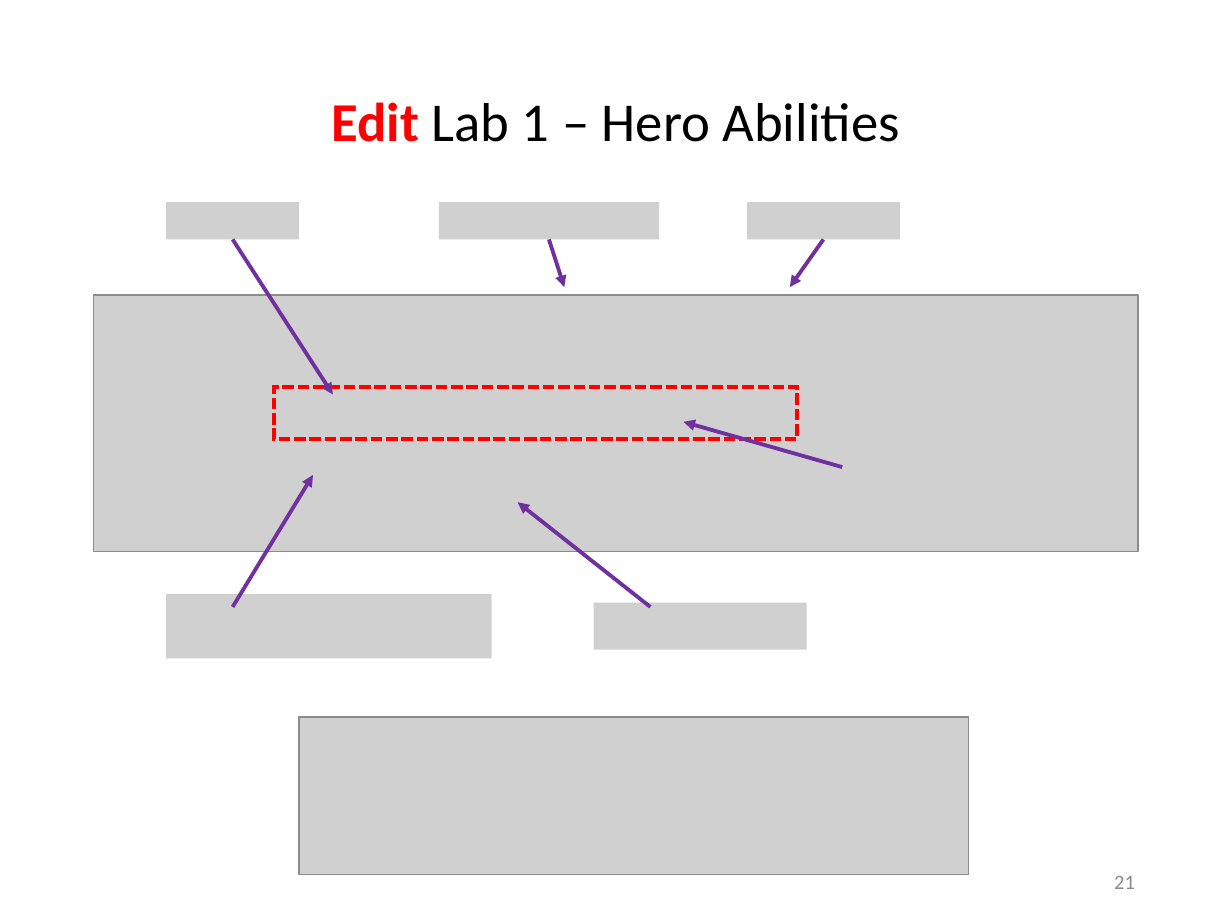
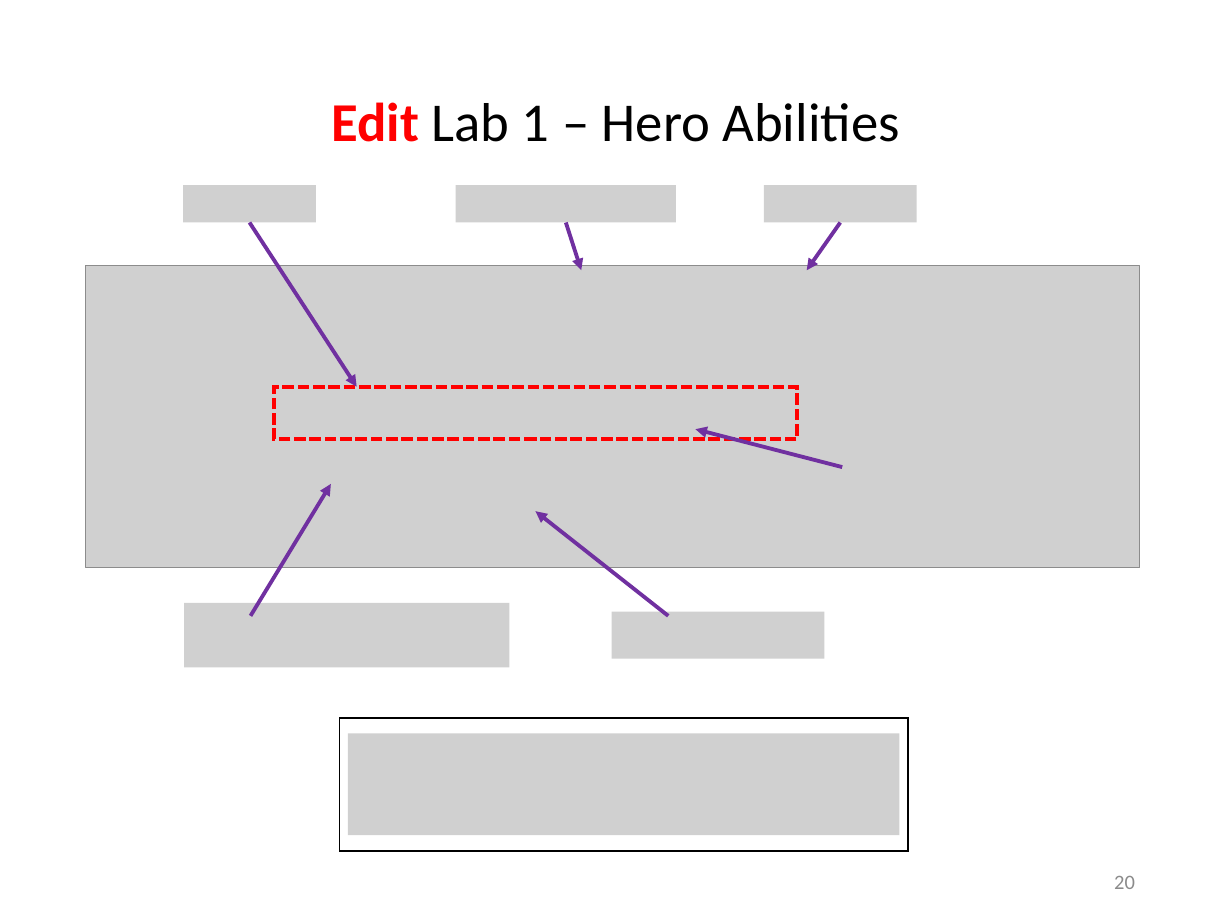
Before and after one commit to dbiersach/scicomp301-cpp-linux, a slide deck: slide 20 of session06/Session 06 - Statistics, Euler Line.pptx (slide 21 before the commit). Drawn at 1232x924 pixels with LibreOffice and Linux fonts; fonts in the diff are those of the drawing; grey boxes stand for pictures. Boxes give left, top, right and bottom in pixels: in the first picture for what was removed or moved away, otherwise in the second. Text is boxed around its words. In the diff, an @@ line names an element or a change of style, - is before the commit and + after.

```diff
--- a/session06/Session 06 - Statistics, Euler Line.pptx
+++ b/session06/Session 06 - Statistics, Euler Line.pptx
@@ picture: place and size @@
-picture at [166,202,299,239]
+picture at [184,185,317,222]
@@ 2 arrows, 2 pictures: place and size @@
-2 arrows, 2 pictures at [439,202,899,287]
+2 arrows, 2 pictures at [456,185,917,270]
@@ arrow moved from (233, 239) - (333, 394) to (250, 223) - (357, 387) @@
@@ picture: place and size @@
-picture at [94,294,1138,551]
+picture at [86,266,1140,568]
@@ arrow moved from (843, 467) - (684, 421) to (843, 467) - (696, 429) @@
@@ arrow moved from (233, 607) - (313, 476) to (250, 616) - (331, 484) @@
@@ arrow moved from (650, 607) - (517, 503) to (668, 616) - (536, 511) @@
@@ picture: place and size @@
-picture at [166,594,492,658]
+picture at [184,602,509,667]
@@ picture: place and size @@
-picture at [594,602,807,649]
+picture at [611,611,824,658]
@@ rectangle added at [339,718,907,851], outline #000000 1 pt @@
@@ picture: place and size @@
-picture at [299,717,970,875]
+picture at [347,733,899,835]
@@ page number at [1114,876,1135,889]: text changed @@
-21
+20
```
Also in this commit, not shown: 16 other slides changed, 4 slides added, 1 slide removed, 1 other file.
